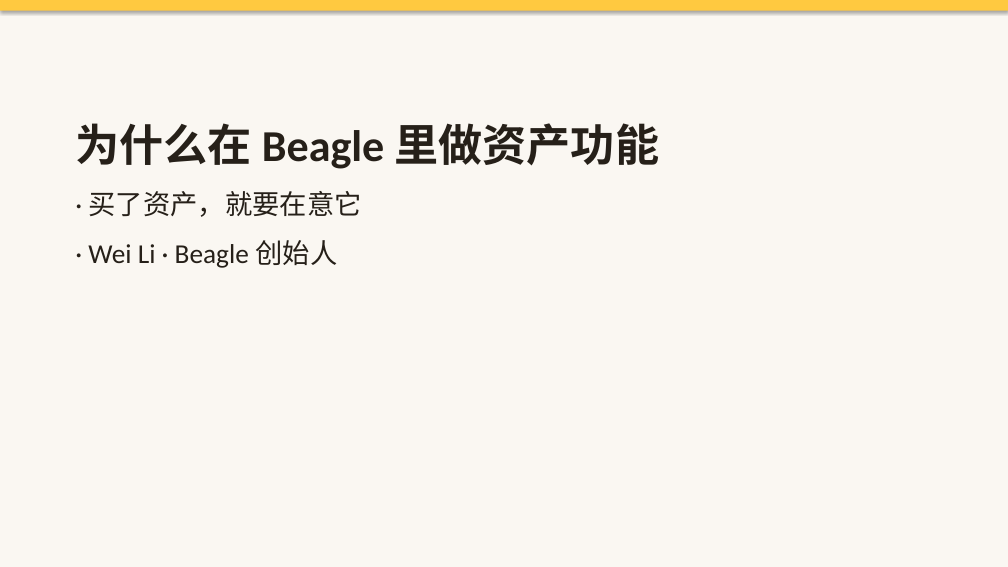
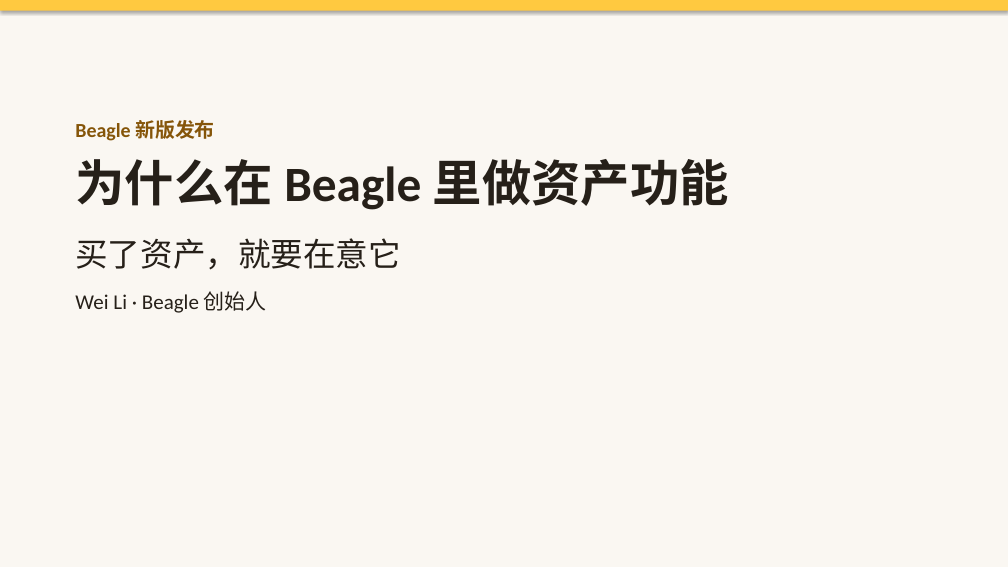
Before and after one commit to licodefun/beagle-voice-agent, a slide deck: slide 1 of decks/beagle-founder-take-deck.pptx. Drawn at 1008x567 pixels with LibreOffice and Linux fonts; fonts in the diff are those of the drawing. Boxes give left, top, right and bottom in pixels: in the first picture for what was removed or moved away, otherwise in the second. Text is boxed around its words. In the diff, an @@ line names an element or a change of style, - is before the commit and + after.

Commit message:
Replace founder deck with Wei's final version (Beagle new-version launch) and add his PDF export

```diff
--- a/decks/beagle-founder-take-deck.pptx
+++ b/decks/beagle-founder-take-deck.pptx
@@ text at (75,120,215,141): paragraph added @@
+Beagle 新版发布
@@ text at (75,159,729,210): size 42 to 47 pt in "为什么在 Beagle 里做资产功能"; less space between paragraphs @@
@@ text at (75,238,400,313): text changed; size 26 to 20 pt @@
-· 买了资产，就要在意它
-· Wei Li · Beagle 创始人
+买了资产，就要在意它
+Wei Li · Beagle 创始人
```
Also in this commit, not shown: 11 slides added, 11 slides removed, 1 other file.
